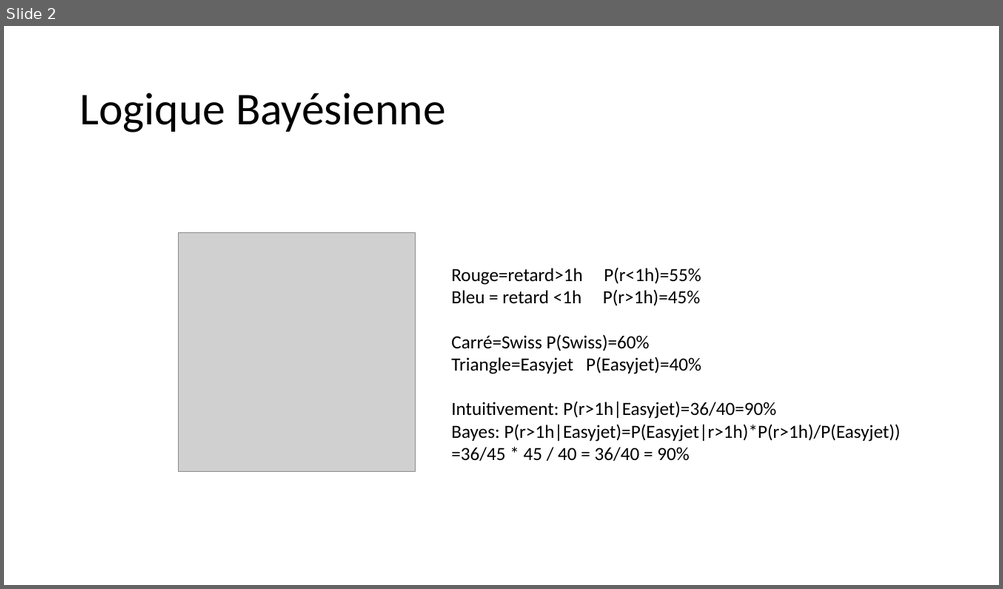
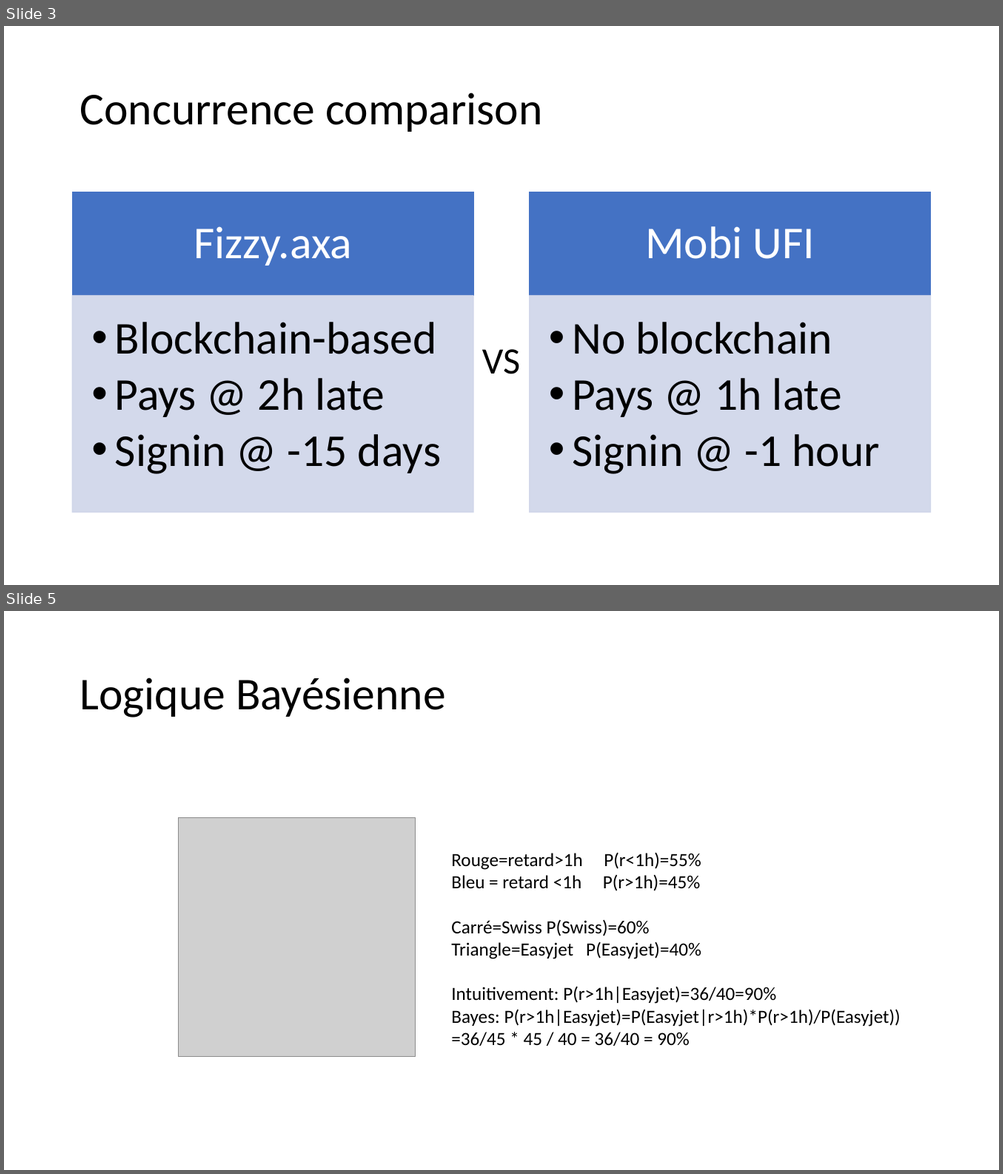
Before and after one commit to CDays2018Mobi/unchained-flight-insurance, a slide deck: unchained-flight-insurance-web/Notes techniques.pptx. Shown one above the other, each under a label of ours: slide 2 before the commit, slides 3 and 5 after it; the slides between them are not shown. The pictures are 1003x589 and 1003x1174 pixels, drawn with LibreOffice and Linux fonts; fonts in the diff are those of the drawing; grey boxes stand for pictures. Boxes give left, top, right and bottom in pixels: in the first picture for what was removed or moved away, otherwise in the second. Text is boxed around its words. In the diff, an @@ line names an element or a change of style, - is before the commit and + after.

```diff
--- a/unchained-flight-insurance-web/Notes techniques.pptx
+++ b/unchained-flight-insurance-web/Notes techniques.pptx
@@ slide 3 added at (4,26,999,585), background #FFFFFF @@
@@ title added at (79,93,542,132), 44 pt, text #000000 @@
+Concurrence comparison
@@ group added at (73,192,930,513): 4 rectangles, 4 texts @@
+Fizzy.axa
+  • Blockchain-based
+  • Pays @ 2h late
+  • Signin @ -15 days
+Mobi UFI
+  • No blockchain
+  • Pays @ 1h late
+  • Signin @ -1 hour
@@ text added at (482,349,520,375), 36 pt, text #000000 @@
+VS
@@ what was slide 2 is now slide 5 @@
```
Also in this commit, not shown: 2 other slides added, 20 other files.
